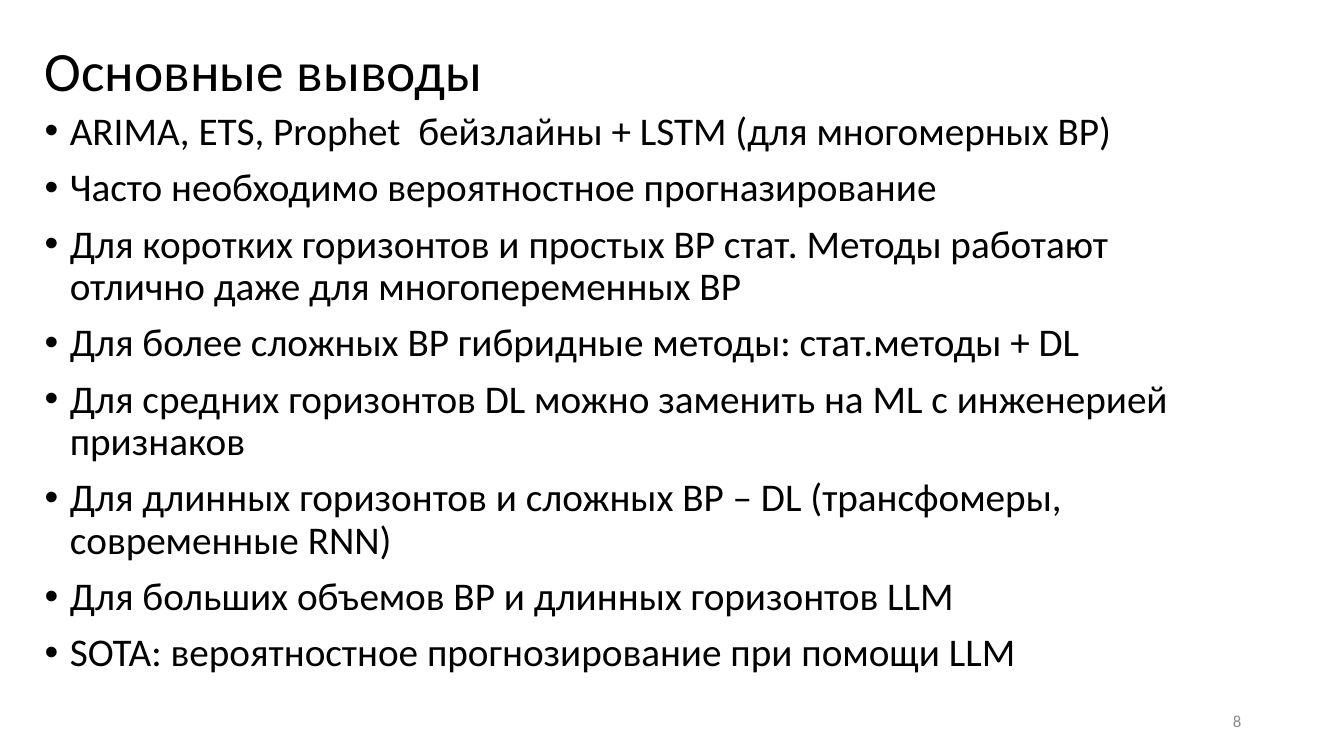
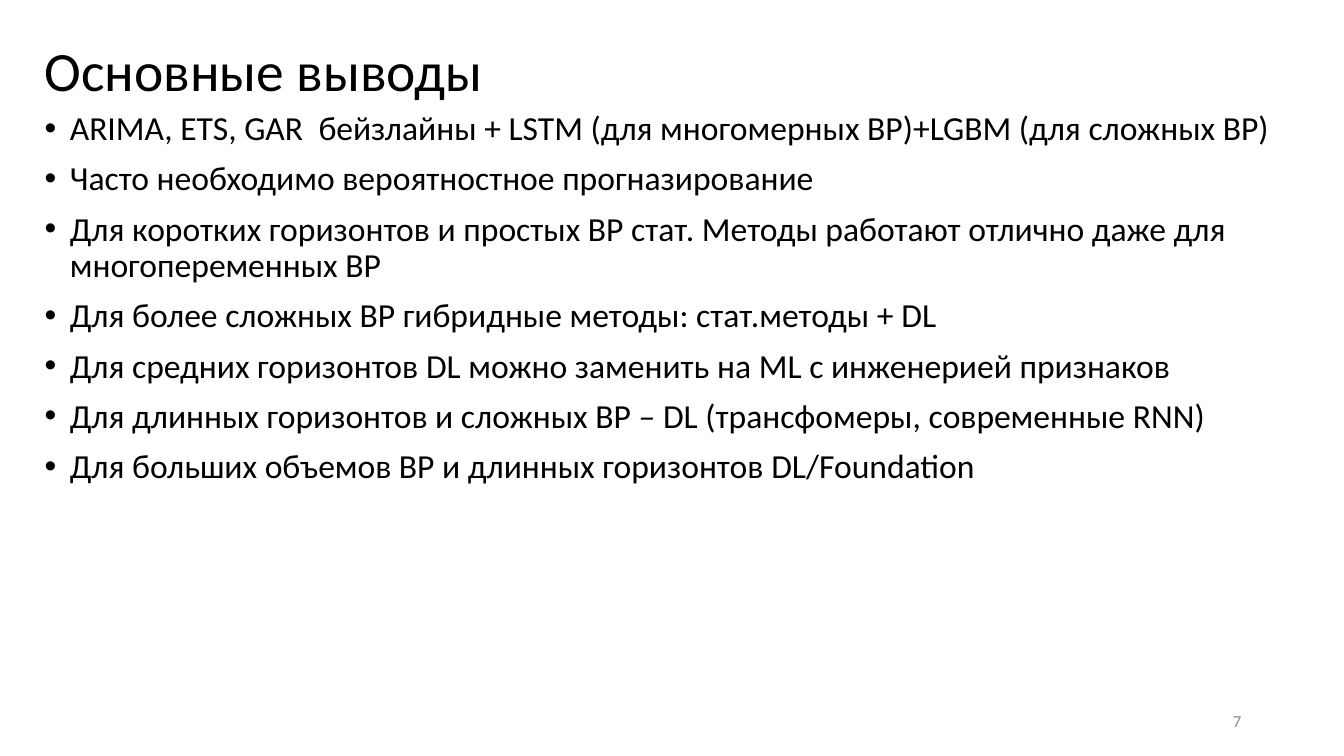
Before and after one commit to MVRonkin/TimeSeriesCourse, a slide deck: slide 7 of Last/LEC/01-2_Benchmarking.pptx (slide 8 before the commit). Drawn at 1344x756 pixels with LibreOffice and Linux fonts; fonts in the diff are those of the drawing. Boxes give left, top, right and bottom in pixels: in the first picture for what was removed or moved away, otherwise in the second. Text is boxed around its words. In the diff, an @@ line names an element or a change of style, - is before the commit and + after.

```diff
--- a/Last/LEC/01-2_Benchmarking.pptx
+++ b/Last/LEC/01-2_Benchmarking.pptx
@@ text at bbox=[70, 115, 1269, 146]: text changed; size 28 to 24 pt @@
-• ARIMA, ETS, Prophet бейзлайны + LSTM (для многомерных ВР)
+• ARIMA, ETS, GAR бейзлайны + LSTM (для многомерных ВР)+LGBM (для сложных ВР)
@@ text at bbox=[70, 167, 1226, 434]: size 28 to 24 pt in "Часто необходимо вероятностное прогназирование", "Для коротких горизонтов и простых ВР стат. ...", "Для более сложных ВР гибридные методы: стат.методы ...", "Для средних горизонтов DL можно заменить на ..." and 1 more places @@
@@ text at bbox=[70, 454, 974, 484]: text changed; size 28 to 24 pt @@
-• Для больших объемов ВР и длинных горизонтов LLM
-• SOTA: вероятностное прогнозирование при помощи LLM
+• Для больших объемов ВР и длинных горизонтов DL/Foundation
@@ page number at bbox=[1233, 716, 1241, 727]: text changed @@
-8
+7
```
Also in this commit, not shown: 7 other slides changed, 1 slide removed, 1 other file.
